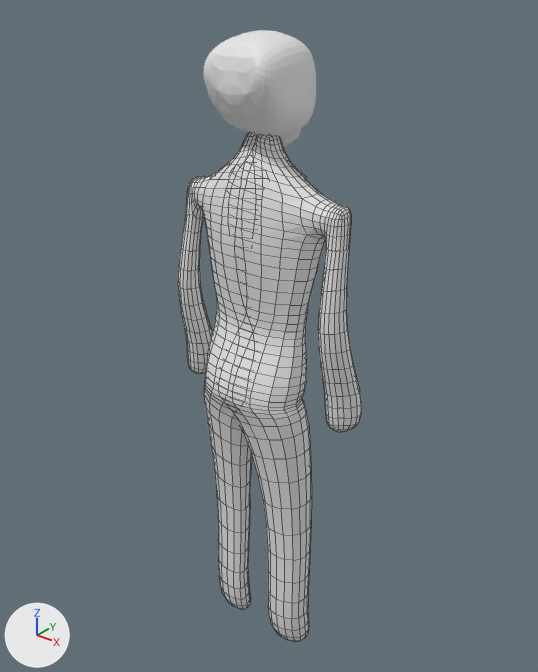
Before and after pictures for a commit that changed the Blender file Project 4/Project 4/Assets/BlenderObjects/mannequinn.blend.
Both versions are drawn from a 50 mm lens placed at (7.64, -9.36, 5.09), pointed at (-0.13, 0.36, -0.93). Arrows for +X, +Y and +Z are at lower left; the lights stay in place. The first picture is the older version. Mesh edges are drawn as thin lines on the coarser meshes.
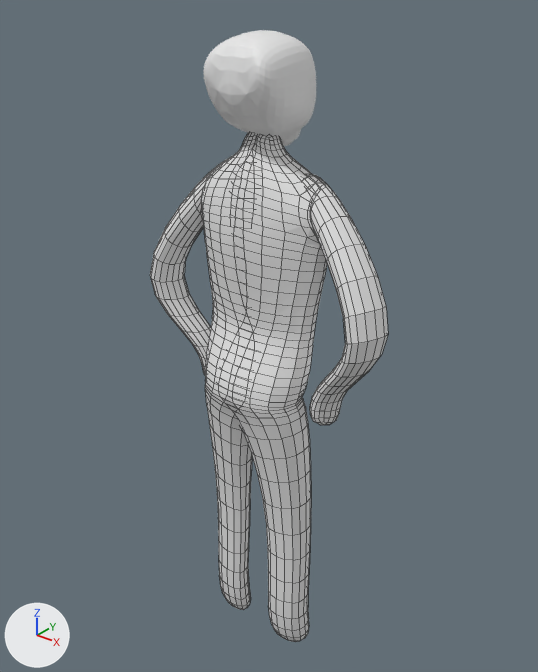
Location of each change, (x1, y1, x2, y2) in pixels of the pictures (538 x 672 px; the box of a moved part takes in the faces that stretch with it):
'Cube', reshaped (30% wider): before (178, 133, 361, 642); after (150, 133, 388, 642)
part 1 of me_cube_001, moved or reshaped: before (178, 156, 361, 536); after (150, 153, 388, 535)

The change in detail:
me_cube_001 is used by ob_cube; location (0.0, 0.0, 1.46); scale (-1.0, -0.744, 1.0).
Before the commit, vertices of me_cube_001: 48 (1.48, 0.31, 0.45), 49 (1.91, 0.3, -3.59), 50 (2.24, -0.55, -3.65), 51 (1.5, 0.46, -3.62), 57 (1.25, -0.64, -2.91).
Before the commit, vertices of me_cube_001: 59 (1.86, 0.12, -2.81), 60 (1.47, 0.26, -2.85).
me_cube_001 had 73 vertices, 71 faces and spanned x -1.36..2.24, y -0.92..1.41, z -9.32..1.46.
me_cube_001 now has 73 vertices, 71 faces and spans x -1.36..3.27, y -0.92..1.41, z -9.32..1.46.
Part 1, on me_cube_001:
Vertices 48 to 51, 57, 59, 60 of me_cube_001 move by (-0.41, 0.0, 0.0).
Vertex 4 of me_cube_001 moves from (1.0, -0.35, -1.59) to (1.34, -0.35, -1.59).
Vertex 5 of me_cube_001 moves from (1.2, -0.57, 0.46) to (1.2, -0.57, 0.9).
Vertex 10 of me_cube_001 moves from (1.02, -0.35, -2.03) to (1.34, -0.35, -2.03).
Vertex 18 of me_cube_001 moves from (1.18, -0.35, -3.21) to (1.03, -0.57, -3.21).
Vertex 32 of me_cube_001 moves from (1.23, -0.54, -0.57) to (1.52, -0.54, -0.57).
Vertex 33 of me_cube_001 moves from (-1.27, -0.92, 0.14) to (-0.87, -0.92, 0.14).
Vertex 35 of me_cube_001 moves from (1.35, 0.36, -0.05) to (1.42, 0.36, -0.05).
Vertex 36 of me_cube_001 moves from (1.35, -0.55, -0.05) to (1.35, -0.55, -0.45).
Vertex 41 of me_cube_001 moves from (1.64, 0.22, 0.42) to (0.41, 0.22, 0.96).
Vertex 42 of me_cube_001 moves from (1.64, -0.47, 0.42) to (0.64, -0.47, 0.98).
Vertex 43 of me_cube_001 moves from (1.69, 0.14, -0.01) to (1.2, 0.18, 0.59).
Vertex 44 of me_cube_001 moves from (1.69, -0.32, -0.02) to (1.6, -0.54, 0.62).
Vertex 45 of me_cube_001 moves from (1.39, 0.19, -0.06) to (1.06, 0.19, -0.06).
Vertex 46 of me_cube_001 moves from (1.38, -0.16, -0.06) to (1.2, -0.69, -0.24).
Vertex 47 of me_cube_001 moves from (1.48, -0.57, 0.45) to (1.07, -0.57, 0.71).
Vertex 52 of me_cube_001 moves from (1.22, -0.58, -3.7) to (1.17, -0.58, -3.7).
Vertex 53 of me_cube_001 moves from (1.31, 0.17, -1.64) to (2.25, -0.08, -1.64).
Vertex 54 of me_cube_001 moves from (1.93, 0.1, -1.59) to (3.27, -0.26, -1.59).
Vertex 55 of me_cube_001 moves from (1.79, 0.73, -1.58) to (2.77, 1.33, -1.58).
Vertex 56 of me_cube_001 moves from (1.44, 0.82, -1.63) to (2.44, 0.82, -1.63).
Vertex 58 of me_cube_001 moves from (2.12, -0.65, -2.87) to (1.54, -0.41, -2.87).
